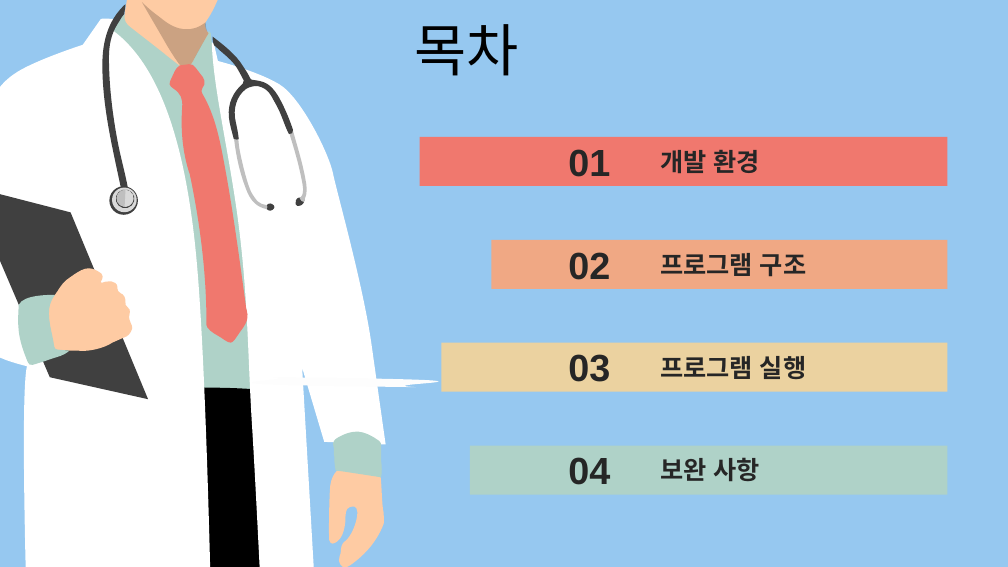
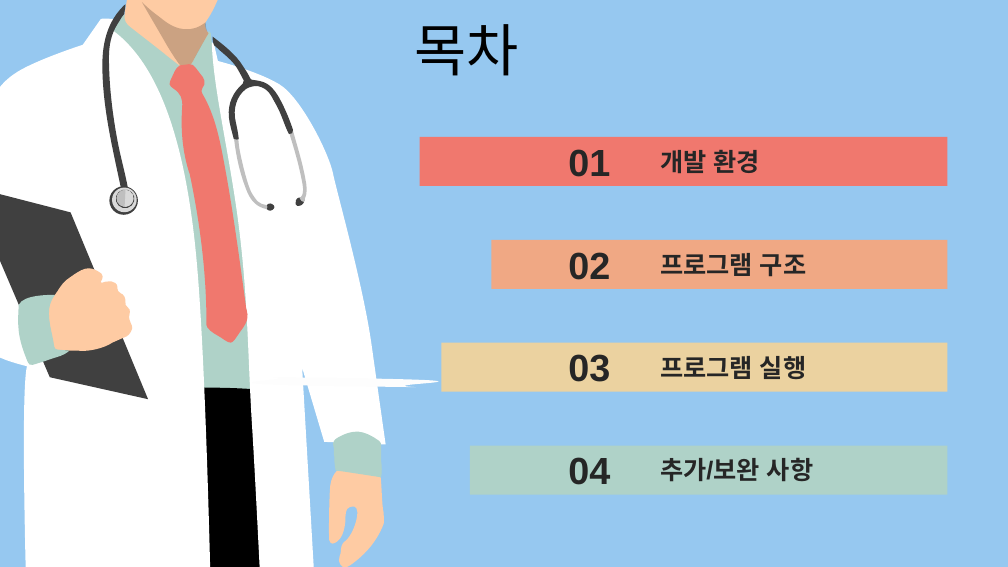
Before and after one commit to woorain20/2022-rainy, a slide deck: slide 2 of 이력서 참조/C# 병원관리 프로젝트.pptx. Drawn at 1008x567 pixels with LibreOffice and Linux fonts; fonts in the diff are those of the drawing. Boxes give left, top, right and bottom in pixels: in the first picture for what was removed or moved away, otherwise in the second. Text is boxed around its words. In the diff, an @@ line names an element or a change of style, - is before the commit and + after.

```diff
--- a/이력서 참조/C# 병원관리 프로젝트.pptx
+++ b/이력서 참조/C# 병원관리 프로젝트.pptx
@@ text at box(660, 457, 813, 482): text changed @@
-보완 사항
+추가/보완 사항
```
Also in this commit, not shown: 11 other slides changed, 6 slides added, 14 slides removed.
